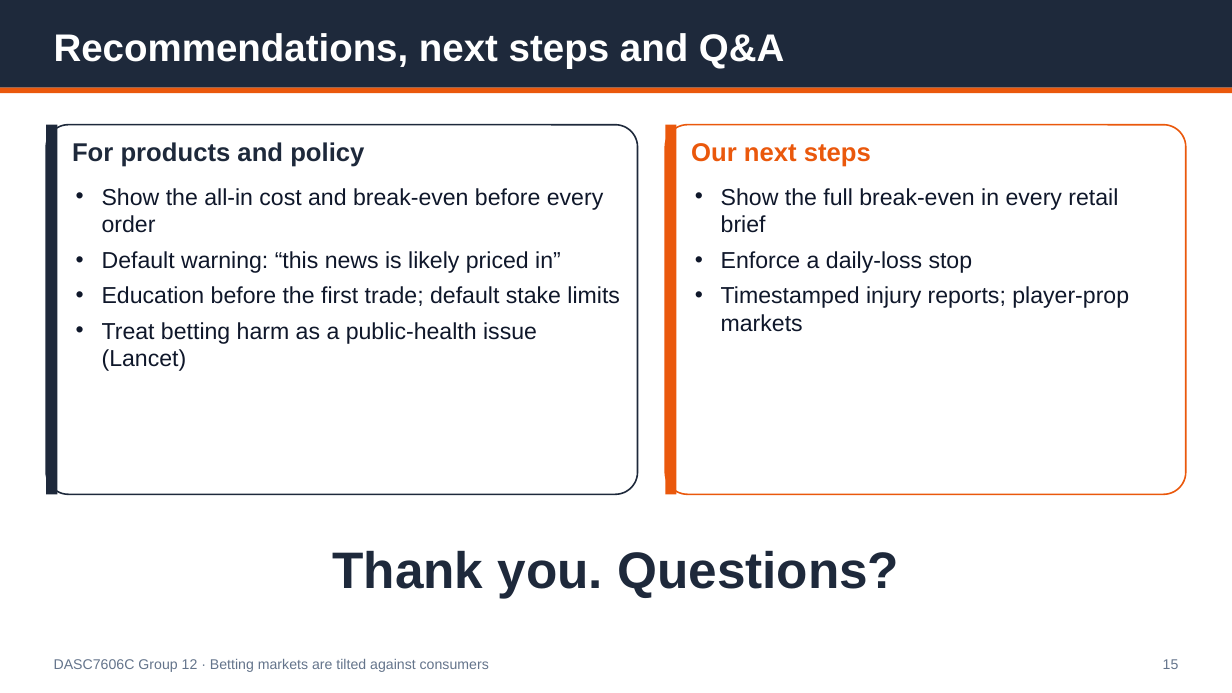
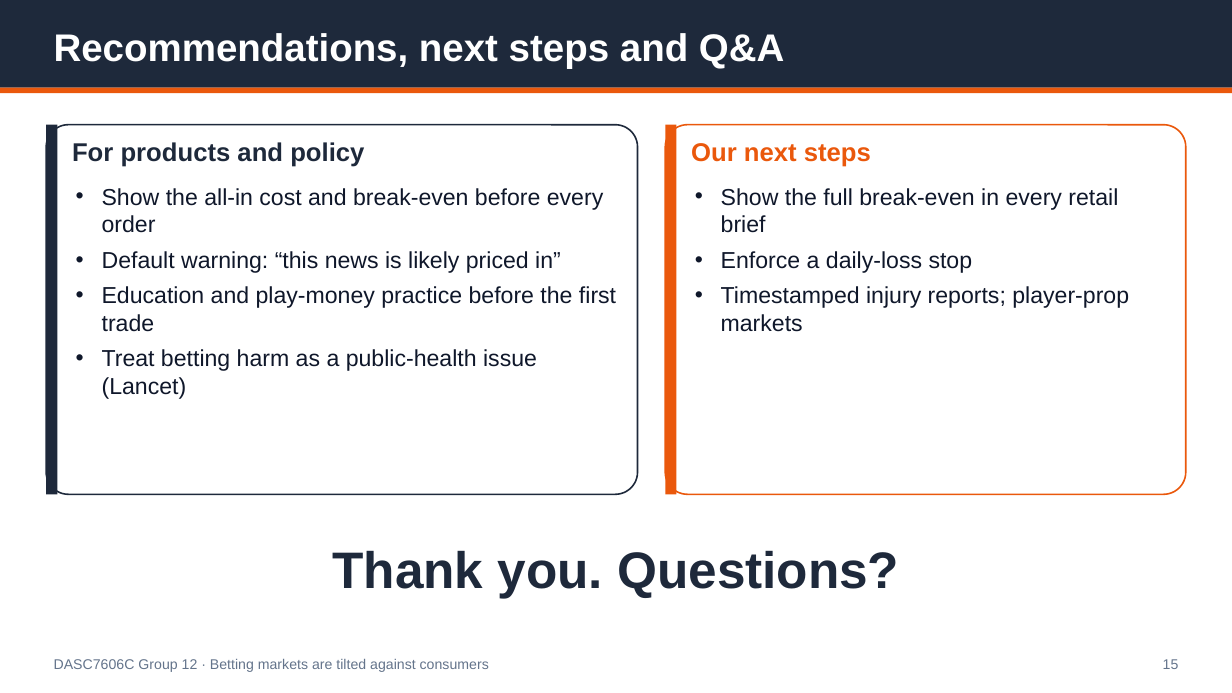
Before and after one commit to Michaelyzr/nba-agent, a slide deck: slide 15 of presentation/nba_agent_deck.pptx. Drawn at 1232x693 pixels with LibreOffice and Linux fonts; fonts in the diff are those of the drawing. Boxes give left, top, right and bottom in pixels: in the first picture for what was removed or moved away, otherwise in the second. Text is boxed around its words. In the diff, an @@ line names an element or a change of style, - is before the commit and + after.

```diff
--- a/presentation/nba_agent_deck.pptx
+++ b/presentation/nba_agent_deck.pptx
@@ text at [102, 286, 616, 332]: text changed @@
-• Education before the first trade; default stake limits
+• Education and play-money practice before the first trade
```
Also in this commit, not shown: 10 other slides changed, 1 slide added, 1 slide removed, 8 other files.
